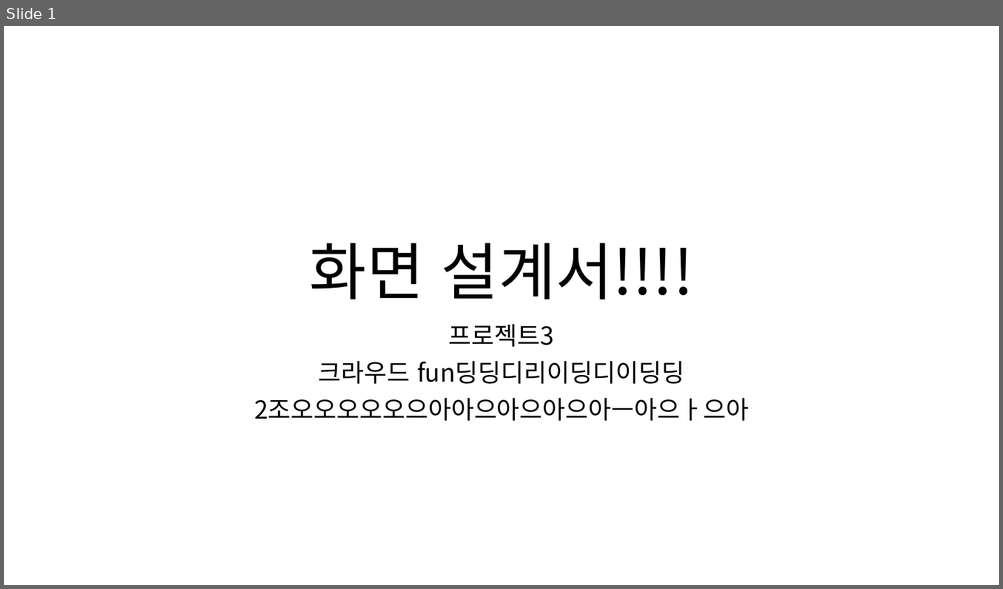
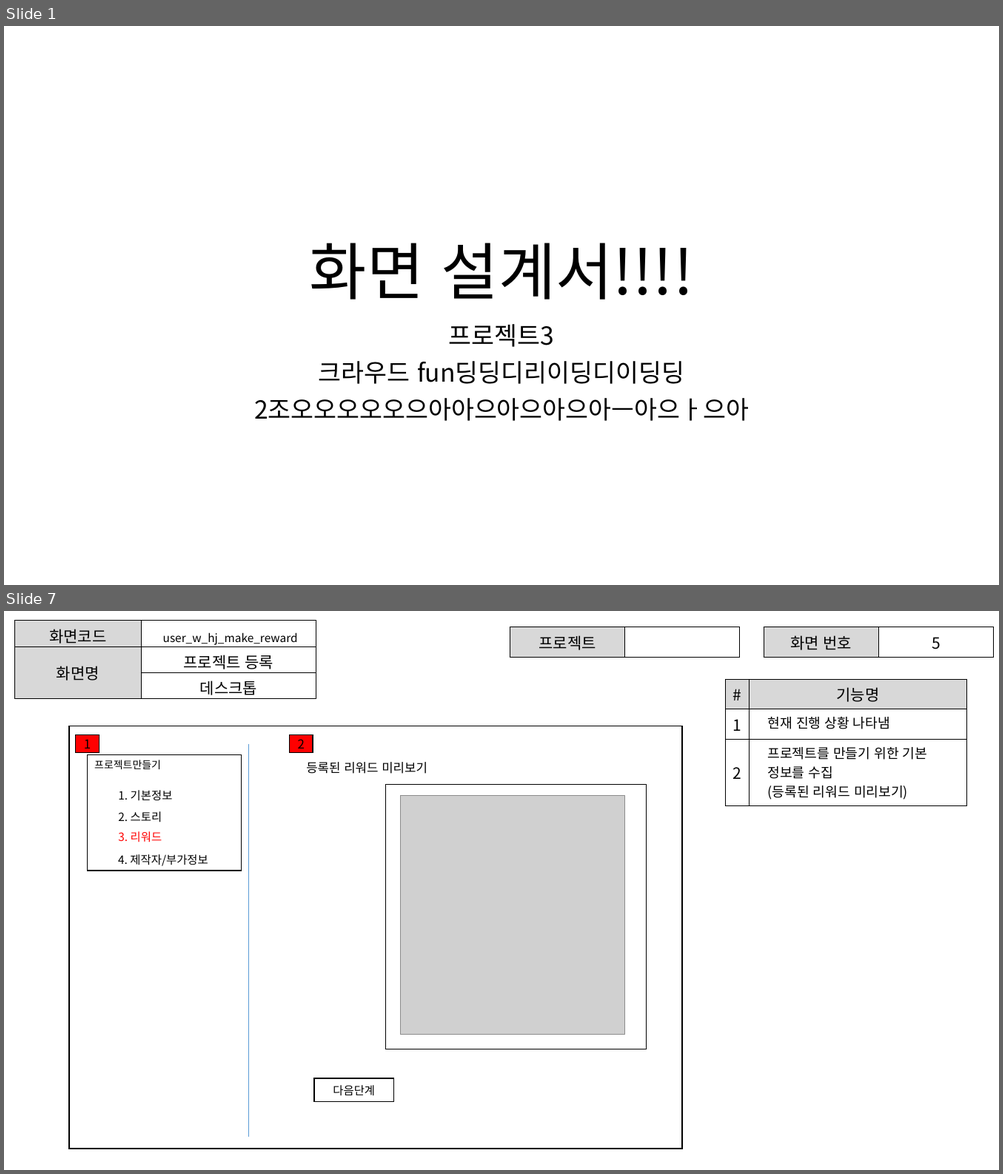
Before and after one commit to ezenteam2/EzenCrowdFunding, a slide deck: project03 화면설계서/0228 발표용 project03 - 화면 설계서 - 형준.pptx. Shown one above the other, each under a label of ours: slide 1 before the commit, slides 1 and 7 after it; the slides between them are not shown. The pictures are 1003x589 and 1003x1174 pixels, drawn with LibreOffice and Linux fonts; fonts in the diff are those of the drawing; grey boxes stand for pictures. Boxes give left, top, right and bottom in pixels: in the first picture for what was removed or moved away, otherwise in the second. Text is boxed around its words. In the diff, an @@ line names an element or a change of style, - is before the commit and + after.

```diff
--- a/project03 화면설계서/0228 발표용 project03 - 화면 설계서 - 형준.pptx
+++ b/project03 화면설계서/0228 발표용 project03 - 화면 설계서 - 형준.pptx
@@ slide 7 added at (x1=4, y1=611, x2=999, y2=1170), background #FFFFFF @@
@@ table added at (x1=14, y1=621, x2=316, y2=699), 3 rows, 2 columns @@
+화면코드 | user_w_hj_make_reward
+화면명 | 프로젝트 등록
+ | 데스크톱
@@ table added at (x1=510, y1=627, x2=740, y2=653), 1 rows, 2 columns @@
+프로젝트 | 
@@ table added at (x1=763, y1=627, x2=993, y2=653), 1 rows, 2 columns @@
+화면 번호 | 5
@@ table added at (x1=726, y1=680, x2=967, y2=803), 3 rows, 2 columns @@
+# | 기능명
+1 | 현재 진행 상황 나타냄
+2 | 프로젝트를 만들기 위한 기본 정보를 수집 / (등록된 리워드 미리보기)
@@ rectangle added at (x1=69, y1=726, x2=683, y2=1150), outline #000000 1 pt @@
@@ rectangle added at (x1=76, y1=735, x2=99, y2=753), fill #FF0000, outline #000000 1 pt, 12 pt, text #000000 @@
+1
@@ line added from (248, 743) to (248, 1138), #5B9BD5 0.5 pt @@
@@ rectangle added at (x1=87, y1=755, x2=241, y2=871), outline #000000 1 pt @@
@@ text added at (x1=94, y1=760, x2=161, y2=769), 10 pt, text #000000 @@
+프로젝트만들기
@@ text added at (x1=118, y1=790, x2=173, y2=801), 11 pt, text #000000 @@
+1. 기본정보
@@ text added at (x1=118, y1=812, x2=162, y2=823), 11 pt, text #000000 @@
+2. 스토리
@@ text added at (x1=118, y1=832, x2=162, y2=843), 11 pt, text #FF0000 @@
+3. 리워드
@@ text added at (x1=118, y1=854, x2=208, y2=866), 11 pt, text #000000 @@
+4. 제작자/부가정보
@@ group added at (x1=289, y1=735, x2=646, y2=1102): 3 rectangles, 1 text, 1 picture @@
+등록된 리워드 미리보기
+2
+다음단계
```
Also in this commit, not shown: 17 other slides added, 1 other file.
